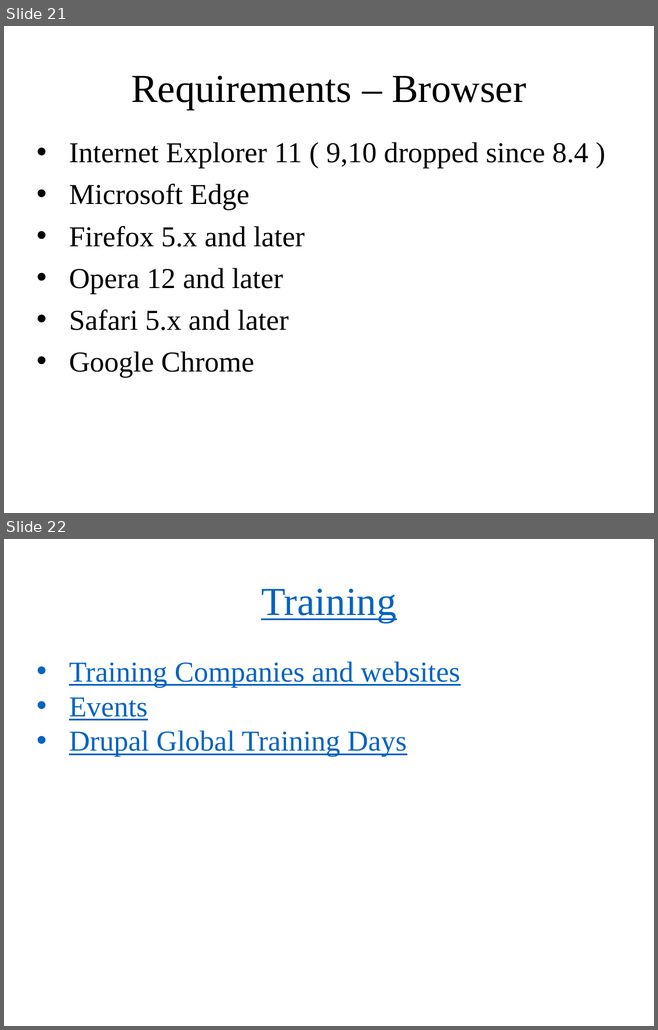
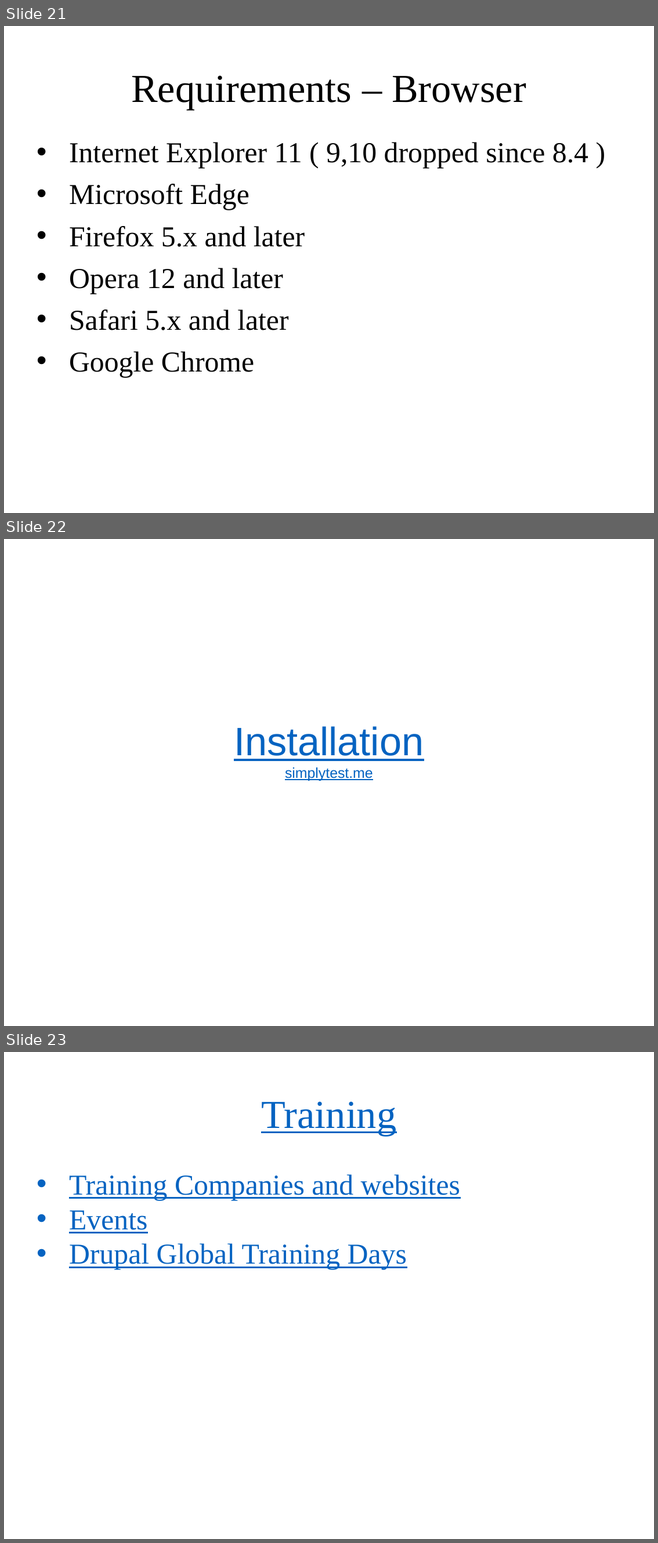
Before and after one commit to mariomc/drupal-overview, a slide deck: Drupal.pptx. Shown one above the other, each under a label of ours: slides 21 and 22 before the commit, slides 21, 22 and 23 after it. The pictures are 658x1030 and 658x1543 pixels, drawn with LibreOffice and Linux fonts; fonts in the diff are those of the drawing; background and template pictures are left out. Boxes give left, top, right and bottom in pixels: in the first picture for what was removed or moved away, otherwise in the second. Text is boxed around its words. In the diff, an @@ line names an element or a change of style, - is before the commit and + after.

Commit message:
Adding installation

```diff
--- a/Drupal.pptx
+++ b/Drupal.pptx
@@ slide 22 added at (4,539,654,1026), background picture (left out) @@
@@ title added at (234,726,423,781), 16 pt, text #0563C1, underline @@
+Installation
+simplytest.me
@@ what was slide 22 is now slide 23 @@
```
Also in this commit, not shown: 1 slide changed.
